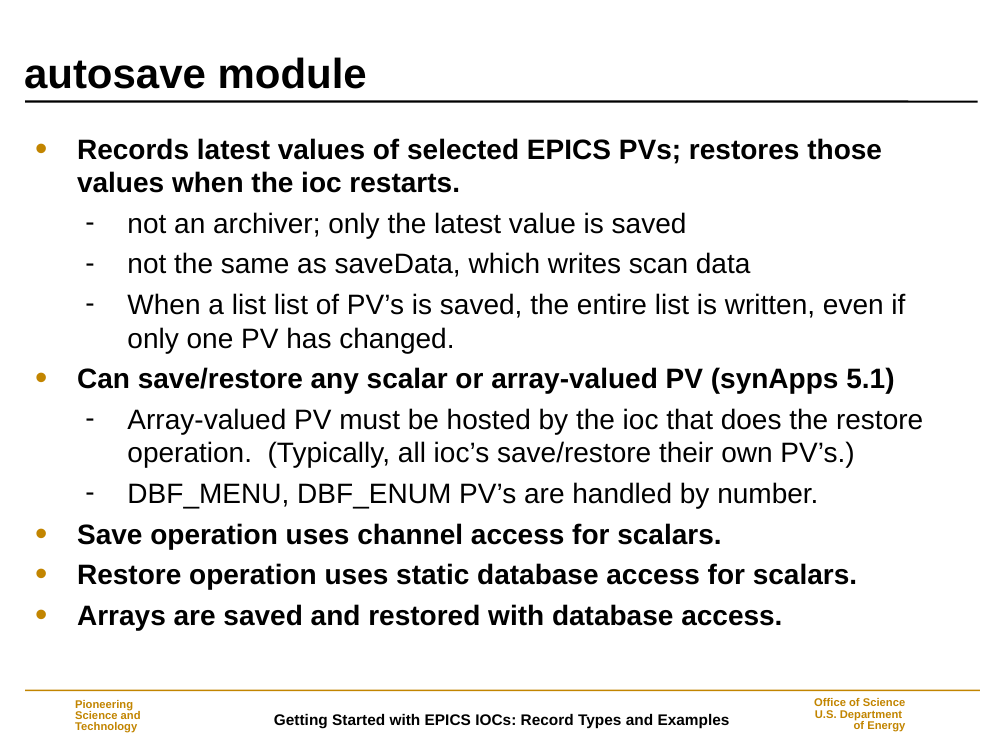
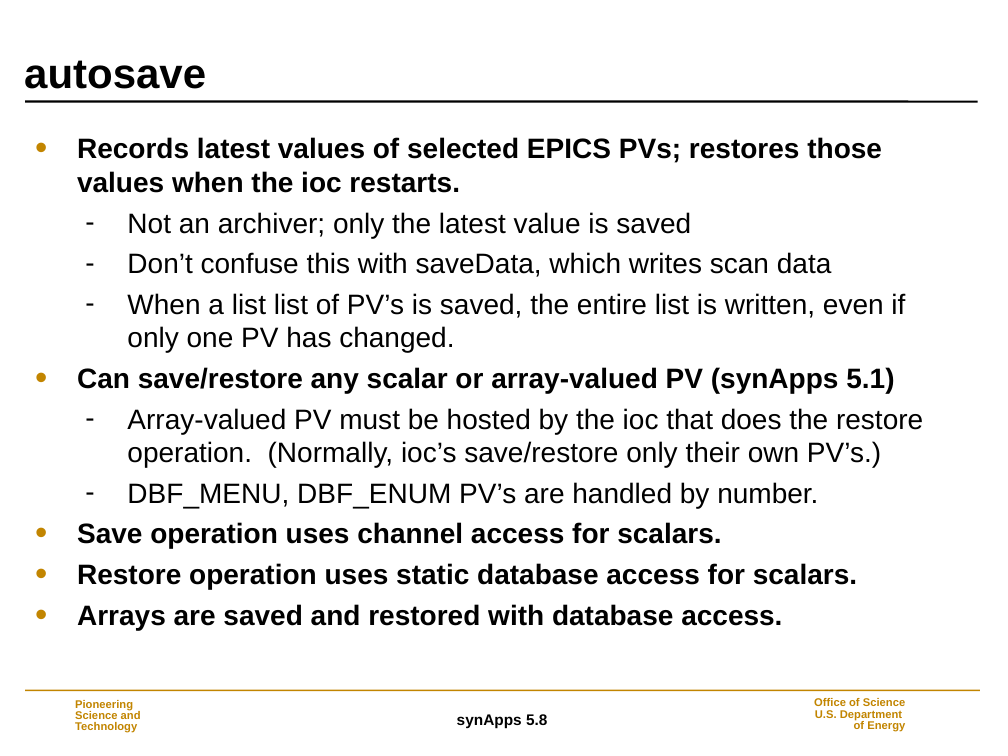
Before and after one commit to EPICS-synApps/documentation, a slide deck: slide 6 of IntroToSynApps.ppt (slide 5 before the commit). Drawn at 1008x756 pixels with LibreOffice and Linux fonts; fonts in the diff are those of the drawing; background and template pictures are left out. Boxes give left, top, right and bottom in pixels: in the first picture for what was removed or moved away, otherwise in the second. Text is boxed around its words. In the diff, an @@ line names an element or a change of style, - is before the commit and + after.

Commit message:
synApps_5_8

```diff
--- a/IntroToSynApps.ppt
+++ b/IntroToSynApps.ppt
@@ title at [24,60,206,89]: text changed @@
-autosave module
+autosave
@@ text at [127,212,831,277]: text changed @@
-  – not an archiver; only the latest value is saved
-  – not the same as saveData, which writes scan data
+  – Not an archiver; only the latest value is saved
+  – Don’t confuse this with saveData, which writes scan data
@@ text at [127,408,923,467]: text changed @@
-  – Array-valued PV must be hosted by the ioc that does the restore operation. (Typically, all ioc’s save/restore their own PV’s.)
+  – Array-valued PV must be hosted by the ioc that does the restore operation. (Normally, ioc’s save/restore only their own PV’s.)
@@ text at [457,714,547,728]: text changed @@
-Getting Started with EPICS IOCs: Record Types and Examples
+synApps 5.8
```
Also in this commit, not shown: 36 other slides changed, 13 slides added, 4 slides removed.
